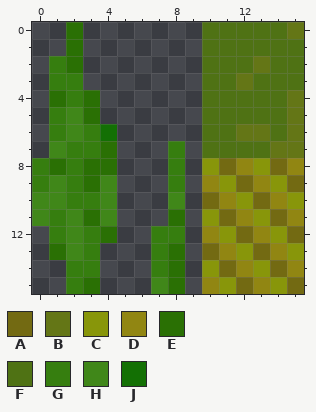
Edited in one commit: pixel-art sprite (assets/minecraft/textures/custom/block/pineapple.png). This is how it looked before the edit.
The file is 16x16 pixels. Colours within 5 levels of each other are drawn and written as one.
Palette (. is transparent): A #736a12  B #647616  C #88960a  D #918612  E #2a7004  F #4f7214  G #367e0f  H #408719  J #137004
Pixels before, first column x 0:
 0 ..E.......FFFFFB
 1 ..E.......FFFFFF
 2 .GE.......FFFBFF
 3 .GG.......FFBFFF
 4 .EGE......FFFFFB
 5 .GHE......FFFFFB
 6 .GHGJ.....FFBBFB
 7 .HGGE...G.FFFFBB
 8 GEGEE...G.CADCAD
 9 GHGEH...G.DCADCA
10 HHGGH...H.ADCADC
11 HGHEH...E.CADCAD
12 .GHGE..GG.DCADCA
13 .EHG...GE.ADCADC
14 ..GG...GE.CADCAD
15 ..GE...HE.DCADCA
The result:
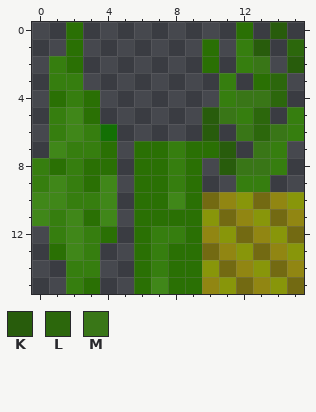
Colours new in this view: K #285c0c  L #2c670c  M #397617
What changed:
y 0: x 10..15 FFFFFB -> ..E.K.
y 1: x 10..15 FFFFFF -> E.GK.L
y 2: x 10..15 FFFBFF -> E.GM.K
y 3: x 10..15 FFBFFF -> .G.EL.
y 4: x 10..15 FFFFFB -> .GMML.
y 5: x 10..15 FFFFFB -> KMGL.G
y 6: x 10..15 FFBBFB -> K.MLMG
y 7: x 6..7 .. -> EE; x 9..15 .FFFFBB -> EEK.MG.
y 8: x 6..7 .. -> EE; x 9..15 .CADCAD -> E.KMMG.
y 9: x 6..7 .. -> EE; x 9..15 .DCADCA -> E..GG..
y 10..11: x 6..7 .. -> EE; x 9 . -> E
y 12..15: x 6 . -> E; x 9 . -> E
Where, in picture pixels (left, top, right, bottom), the same in both pictures:
changed: (134, 22, 304, 294)
